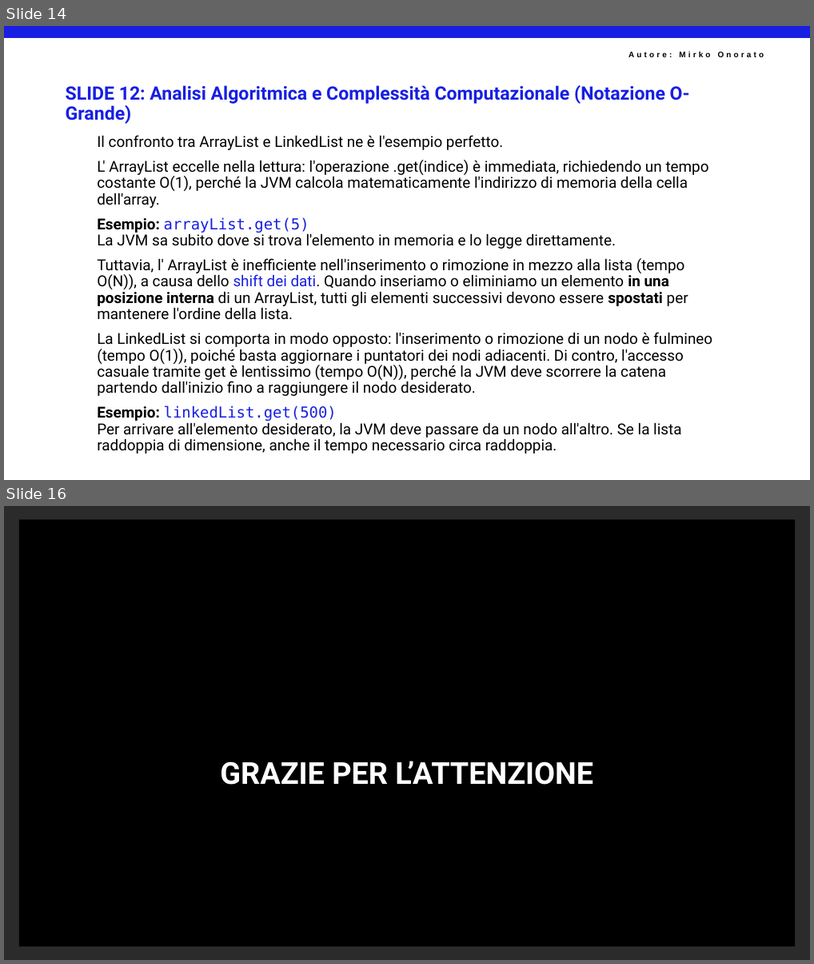
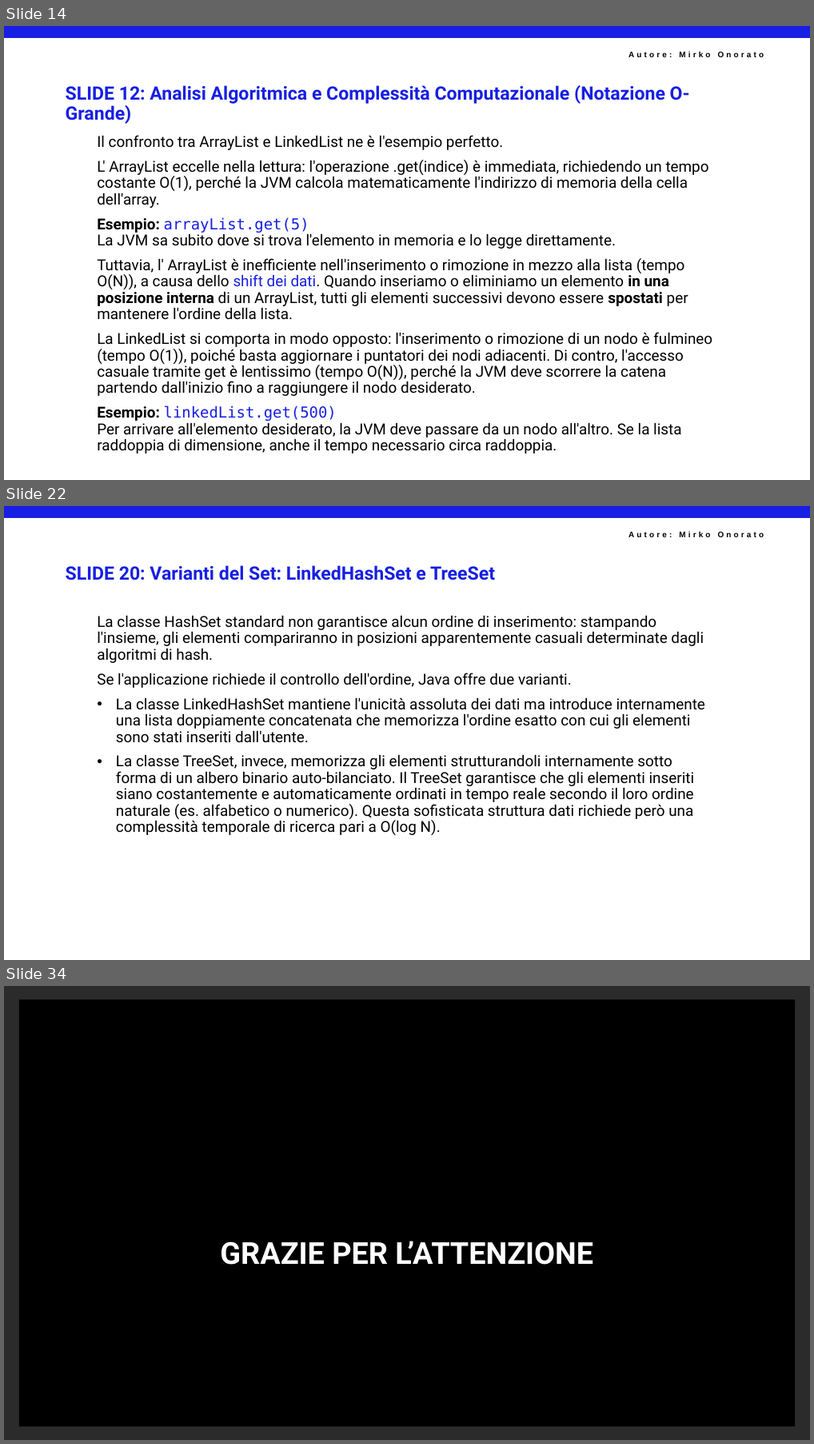
Before and after one commit to mirkoSkF/Slides-Programmazione-Java, a slide deck: SF03PR04 - Java Collections.pptx. Shown one above the other, each under a label of ours: slides 14 and 16 before the commit, slides 14, 22 and 34 after it; the slides between them are not shown. The pictures are 814x964 and 814x1444 pixels, drawn with LibreOffice and Linux fonts; fonts in the diff are those of the drawing; background and template pictures are left out; a plain dark background stands for a picture behind light text. Boxes give left, top, right and bottom in pixels: in the first picture for what was removed or moved away, otherwise in the second. Text is boxed around its words. In the diff, an @@ line names an element or a change of style, - is before the commit and + after.

```diff
--- a/SF03PR04 - Java Collections.pptx
+++ b/SF03PR04 - Java Collections.pptx
@@ slide 22 added at box(4, 506, 810, 960), background #FFFFFF; not listed: 2 template elements that a slide beside it also shows @@
@@ title added at box(66, 565, 495, 580), 22 pt, text #171FE2, bold @@
+SLIDE 20: Varianti del Set: LinkedHashSet e TreeSet
@@ text added at box(97, 615, 706, 835), 18 pt, text #000000 @@
+La classe HashSet standard non garantisce alcun ordine di inserimento: stampando l'insieme, gli elementi compariranno in posizioni apparentemente casuali determinate dagli algoritmi di hash.
+Se l'applicazione richiede il controllo dell'ordine, Java offre due varianti.
+• La classe LinkedHashSet mantiene l'unicità assoluta dei dati ma introduce internamente una lista doppiamente concatenata che memorizza l'ordine esatto con cui gli elementi sono stati inseriti dall'utente.
+• La classe TreeSet, invece, memorizza gli elementi strutturandoli internamente sotto forma di un albero binario auto-bilanciato. Il TreeSet garantisce che gli elementi inseriti siano costantemente e automaticamente ordinati in tempo reale secondo il loro ordine naturale (es. alfabetico o numerico). Questa sofisticata struttura dati richiede però una complessità temporale di ricerca pari a O(log N).
@@ what was slide 16 is now slide 34 @@
```
Also in this commit, not shown: 1 slide changed, 17 other slides added.
